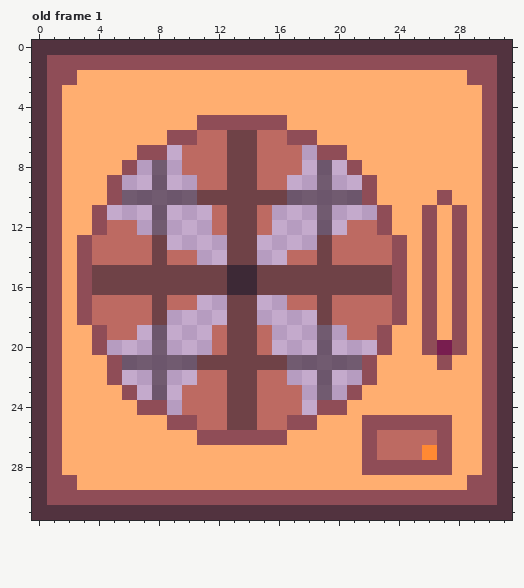
Pixel-art file: Assets/Sprites/ASEPRITEs/mine.aseprite. This is how it looked before the edit.
32x32 pixels, 10 frames. Shown: old frame 1. The commit also changed other frames, which this record leaves out.
Once edited:
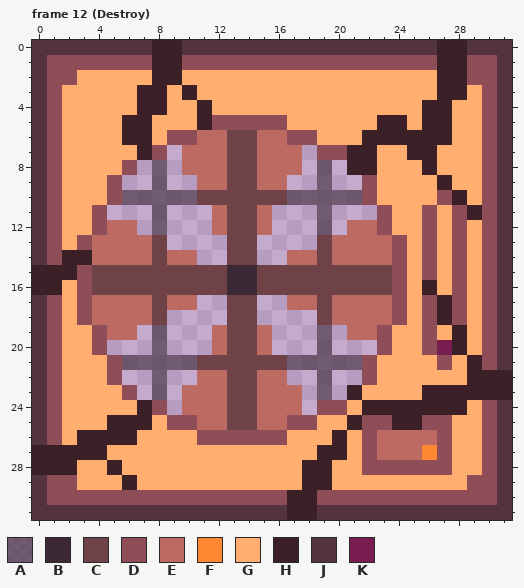
Palette (. is transparent): A #3d29369c  B #3d2936  C #6f4247  D #8f4d57  E #bd6a62  F #ff8933  G #ffae70  H #3b2027  J #52333f  K #781d4f
A new or re-ordered frame is compared with the old frame closest to it.
Author's note on the commit: Animation for mine blowing and wall blowing done
From old to new:
frames 10 -> 16
layer "Layer 3" added
Frame 12 (Destroy) is new; against old frame 1, layer "Layer 3":
y 0: x 8..9 JJ -> HH; x 27..28 JJ -> HH
y 1: x 8..9 DD -> HH; x 27..28 DD -> HH
y 2: x 8..9 GG -> HH; x 27..28 GG -> HH
y 3: x 7..8 GG -> HH; x 10 G -> H; x 27..28 GG -> HH
y 4: x 7..8 GG -> HH; x 11 G -> H; x 26..27 GG -> HH
y 5: x 6..7 GG -> HH; x 11 D -> H; x 23..24 GG -> HH; x 26..27 GG -> HH
y 6: x 6..7 GG -> HH; x 22..27 GGGGGG -> HHHHHH
y 7: x 7 D -> H; x 21..22 GG -> HH; x 25..26 GG -> HH
y 8: x 21..22 DG -> HH; x 26 G -> H
y 9: x 27 G -> H
y 10: x 28 G -> H
y 11: x 29 G -> H
y 14: x 2..3 GD -> HH
y 15: x 0..2 JDG -> HHH
y 16: x 0..1 JD -> HH; x 26 D -> H
y 17..18: x 27 G -> H
y 19..20: x 28 D -> H
y 21: x 29 G -> H
y 22: x 29..31 GDJ -> HHH
y 23: x 21 D -> H; x 26..31 GGGGDJ -> HHHHHH
y 24: x 7 D -> H; x 22..28 GGGGGGG -> HHHHHHH
y 25: x 5..7 GGG -> HHH; x 21 G -> H; x 24..25 DD -> HH
y 26: x 3..6 GGGG -> HHHH; x 20 G -> H
y 27: x 0..4 JDGGG -> HHHHH; x 19..20 GG -> HH
y 28: x 0..2 JDG -> HHH; x 5 G -> H; x 18..19 GG -> HH
y 29: x 6 G -> H; x 18..19 GG -> HH
y 30: x 17..18 DD -> HH
y 31: x 17..18 JJ -> HH
Changed places in both pictures, as pixel boxes (x1, y1, x2, y2):
changed: (122, 40, 212, 160)
changed: (347, 40, 482, 220)
changed: (32, 250, 92, 295)
changed: (287, 280, 512, 520)
changed: (32, 400, 152, 490)
